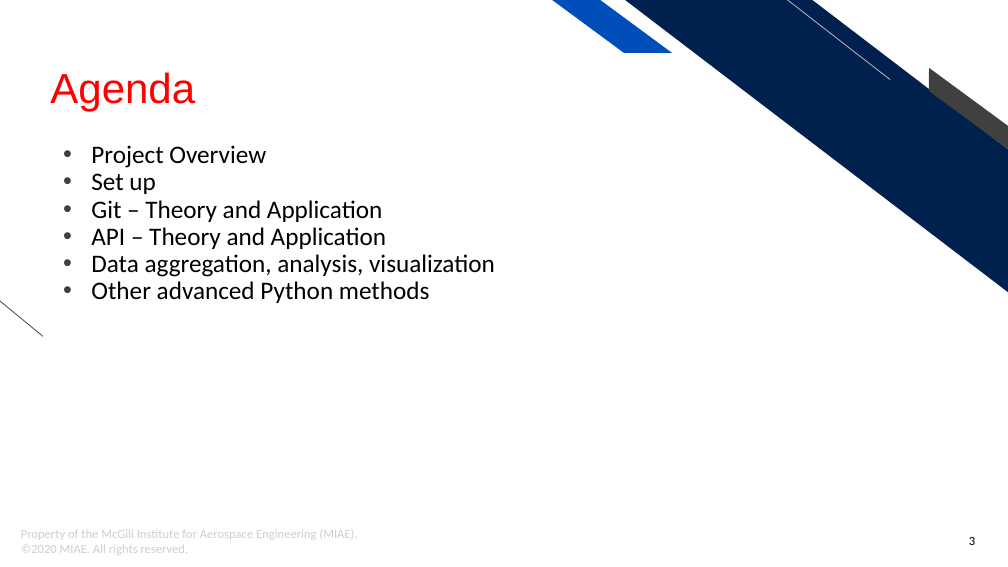
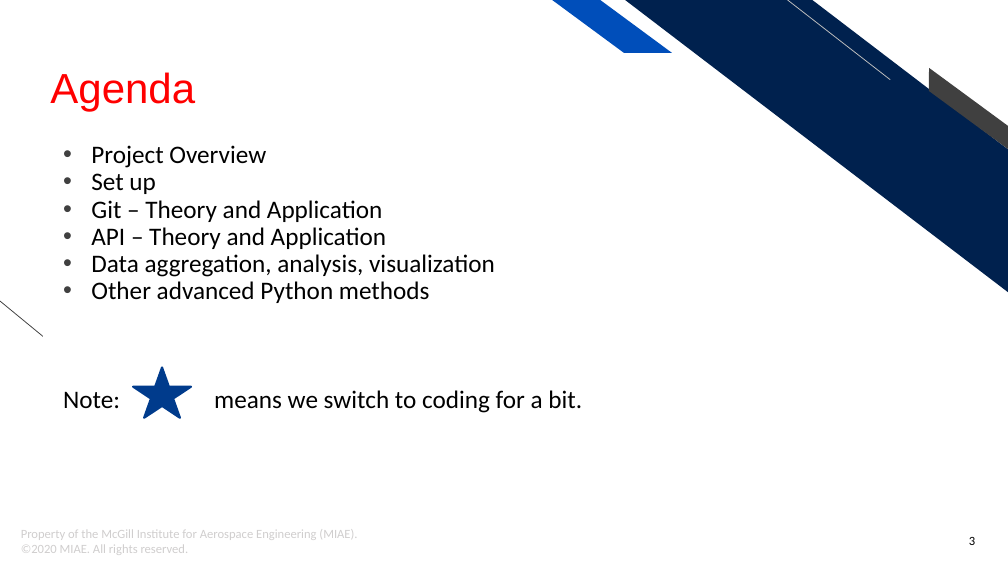
Before and after one commit to mowglu/MIAE-Python, a slide deck: slide 3 of Python Tutorial - MIAE.pptx. Drawn at 1008x567 pixels with LibreOffice and Linux fonts; fonts in the diff are those of the drawing; background and template pictures are left out. Boxes give left, top, right and bottom in pixels: in the first picture for what was removed or moved away, otherwise in the second. Text is boxed around its words. In the diff, an @@ line names an element or a change of style, - is before the commit and + after.

```diff
--- a/Python Tutorial - MIAE.pptx
+++ b/Python Tutorial - MIAE.pptx
@@ star added at (133, 368, 191, 418), fill #003B8B, outline #003B8B 2 pt @@
@@ text at (63, 390, 582, 413): paragraph added @@
+Note: means we switch to coding for a bit.
```
Also in this commit, not shown: 4 other slides changed, 1 other file.
